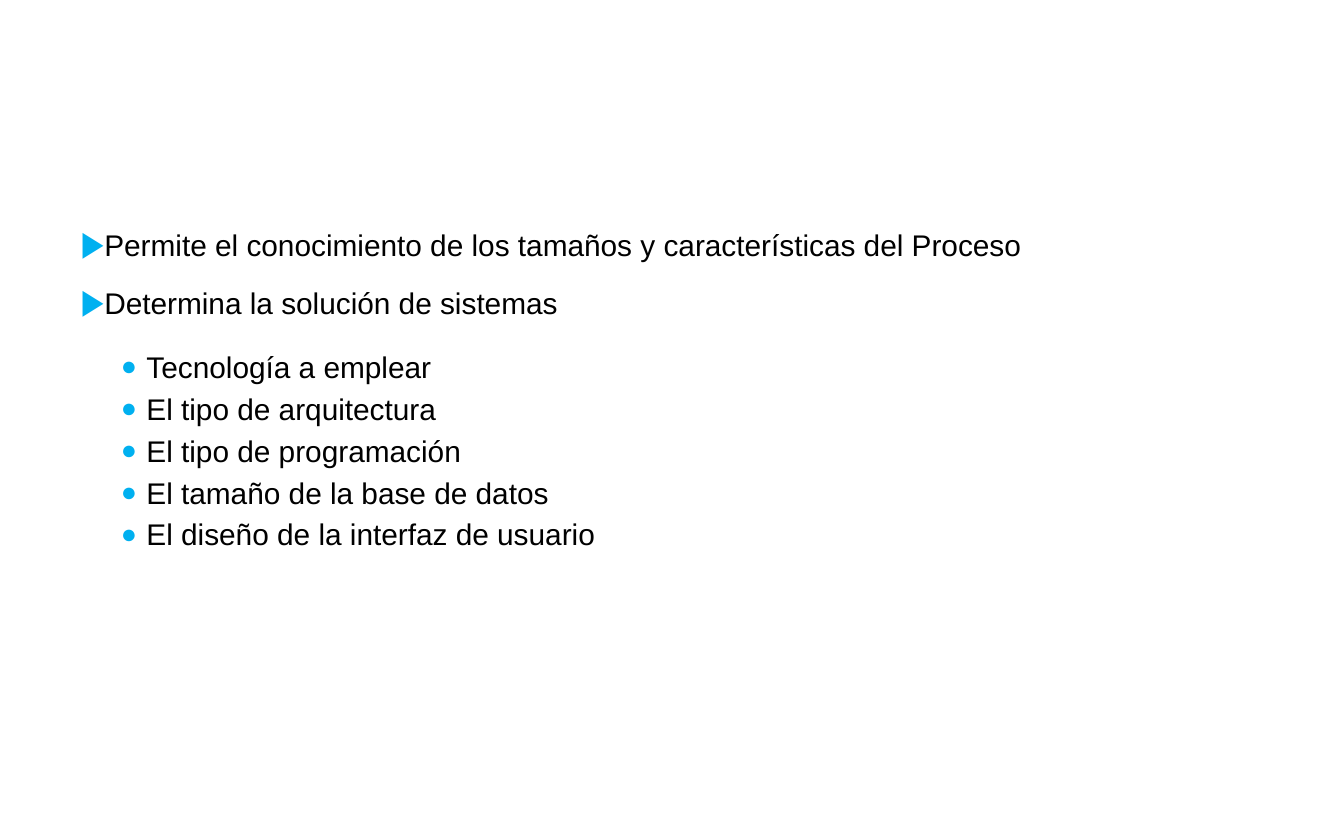
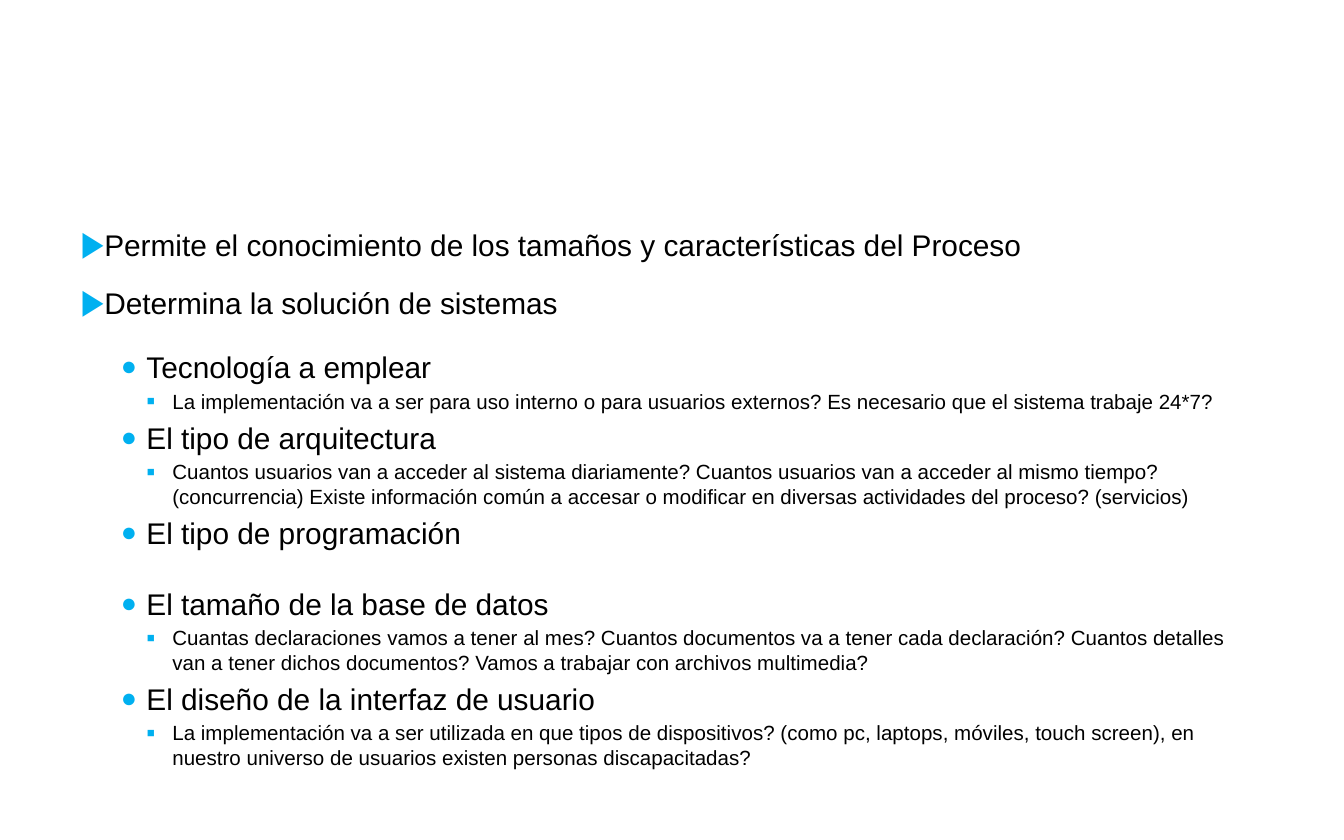
Before and after one commit to juanmcortezr/cosas, a slide deck: slide 21 of procesos/InsiDesarrolloSistemas2019.pptx. Drawn at 1344x840 pixels with LibreOffice and Linux fonts; fonts in the diff are those of the drawing; background and template pictures are left out. Boxes give left, top, right and bottom in pixels: in the first picture for what was removed or moved away, otherwise in the second. Text is boxed around its words. In the diff, an @@ line names an element or a change of style, - is before the commit and + after.

Commit message:
cambio

```diff
--- a/procesos/InsiDesarrolloSistemas2019.pptx
+++ b/procesos/InsiDesarrolloSistemas2019.pptx
@@ text at <box>172,394,1213,414</box>: paragraph added @@
+    ▪ La implementación va a ser para uso interno o para usuarios externos? Es necesario que el sistema trabaje 24*7?
@@ text at <box>172,464,1189,509</box>: paragraph added @@
+    ▪ Cuantos usuarios van a acceder al sistema diariamente? Cuantos usuarios van a acceder al mismo tiempo? (concurrencia) Existe información común a accesar o modificar en diversas actividades del proceso? (servicios)
@@ text at <box>172,630,1224,675</box>: paragraph added @@
+    ▪ Cuantas declaraciones vamos a tener al mes? Cuantos documentos va a tener cada declaración? Cuantos detalles van a tener dichos documentos? Vamos a trabajar con archivos multimedia?
@@ text at <box>172,725,1194,770</box>: paragraph added @@
+    ▪ La implementación va a ser utilizada en que tipos de dispositivos? (como pc, laptops, móviles, touch screen), en nuestro universo de usuarios existen personas discapacitadas?
```
